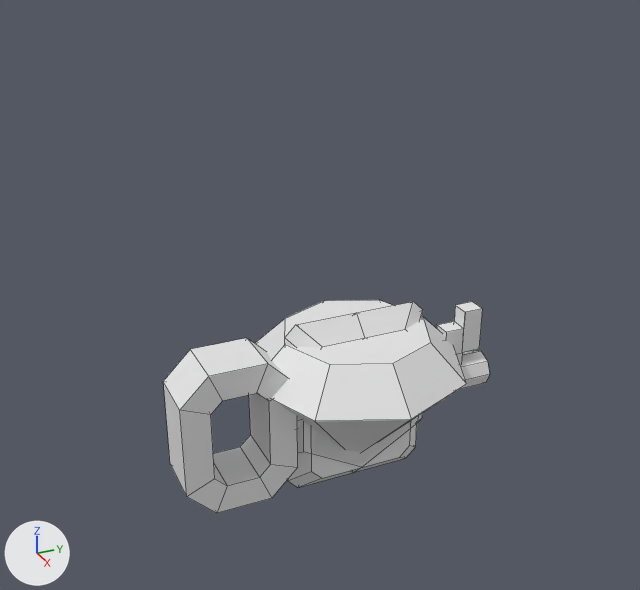
The FBX model models/items.fbx: old version first, new version second.
Both versions are drawn from a 50 mm lens placed at (0.556, -0.281, 0.614), pointed at (-0.007, -0.028, 0.333). Every picture has the same lights, and +X, +Y and +Z are marked at lower left. Mesh edges are drawn as thin lines. Where no turn or scale is listed for an object, it has been applied to the vertices.

The older version as bpy lines, for what is in view:
```python
me_gem1 = bpy.data.meshes.new('Gem1')
me_gem1.from_pydata(...)  # 18 vertices, 14 faces; spans x -0.25..0.25, y -1.08..1.08, z -1.25..1.25
me_gem1.materials.append(mat_gem1)  # white #e7e7e7
me_gem3 = bpy.data.meshes.new('Gem3')
me_gem3.from_pydata(...)  # 17 vertices, 17 faces; spans x -1.5..1.5, y -1.5..1.5, z -1.0..1.0
me_gem3.materials.append(mat_gem3)  # white #e7e7e7
me_key_001 = bpy.data.meshes.new('Key.001')
me_key_001.from_pydata(...)  # 78 vertices, 65 faces; spans x -0.38..0.38, y -2.5..2.0, z -1.0..1.0
me_key_001.materials.append(mat_gold)  # white #e7e7e7
ob_gem1 = bpy.data.objects.new('Gem1', me_gem1)
ob_gem1.location = (0.0, 0.0, 0.24)
ob_gem1.scale = (0.06, 0.06, 0.06)
ob_gem3 = bpy.data.objects.new('Gem3', me_gem3)
ob_gem3.location = (0.0, 0.0, 0.24)
ob_gem3.scale = (0.06, 0.06, 0.06)
ob_key = bpy.data.objects.new('Key', me_key_001)
ob_key.location = (0.0, 0.0, 0.24)
ob_key.scale = (0.06, 0.06, 0.06)
# also in view: 'Gem2' at (0.0, 0.0, 0.24)
```
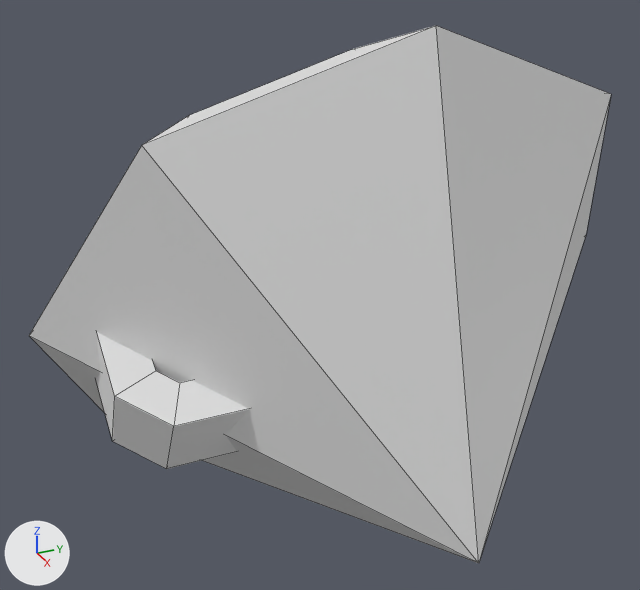
Boxes [x1, y1, x2, y2] around the edits, measured in the pictures (640 x 590 px):
```json
{"object": "Gem4", "change": "added", "after": [29, 26, 611, 563]}
{"object": "Key", "change": "moved, turned, rescaled", "before": [163, 302, 490, 513], "after": [96, 333, 249, 469]}
{"object": "Gem3", "change": "unchanged, covered by the edit", "before": [255, 300, 467, 452]}
{"object": "Gem2", "change": "unchanged, covered by the edit", "before": [285, 301, 423, 488]}
{"object": "Gem1", "change": "unchanged, covered by the edit", "before": [297, 414, 422, 467]}
```

The change, as JSON lines over the scene's bpy script:
```json
{"op": "add", "block": "mat_gem4", "code": ["mat_gem4 = principled_material('Gem4')", "mat_gem4.base_color = (0.8, 0.8, 0.8)  # white #e7e7e7"]}
{"op": "add", "block": "me_gem4", "code": ["me_gem4 = bpy.data.meshes.new('Gem4')", "me_gem4.from_pydata([(0.06, 0.17, 0.161), (-0.024, 0.24, 0.014), (-0.094, 0.16, 0.054), (-0.037, 0.113, 0.152), (-0.014, 0.0, 0.193), (-0.037, -0.113, 0.152), (-0.094, -0.16, 0.054), (-0.15, -0.113, -0.044), (0.183, 0.0, -0.106), (-0.174, 0.0, -0.084), (-0.15, 0.113, -0.044), (0.096, 0.0, 0.222), (0.06, -0.17, 0.161), (-0.024, -0.24, 0.014), (-0.109, -0.17, -0.133), (-0.144, 0.0, -0.194), (-0.109, 0.17, -0.133)], [], [(8, 0, 11), (1, 2, 3, 0), (8, 11, 12), (0, 3, 4, 11), (8, 12, 13), (11, 4, 5, 12), (8, 13, 14), (12, 5, 6, 13), (8, 14, 15), (13, 6, 7, 14), (8, 15, 16), (14, 7, 9, 15), (3, 2, 10, 9, 7, 6, 5, 4), (8, 16, 1), (15, 9, 10, 16), (8, 1, 0), (16, 10, 2, 1)])", "me_gem4.materials.append(mat_gem4)  # white #e7e7e7"]}
{"op": "set", "path": "ob_key.location", "old": "(0.0, 0.0, 0.24)", "new": "(0.0, 0.0, 0.32)"}
{"op": "set", "path": "ob_key.rotation_euler", "old": "(0.0, 0.0, 0.0)", "new": "(0.0, -1.047, 0.0)", "note": "degrees (0, 0, 0) -> degrees (0, -60, 0)"}
{"op": "set", "path": "ob_key.scale", "old": "(0.06, 0.06, 0.06)", "new": "(0.08, 0.08, 0.08)"}
{"op": "add", "block": "ob_gem4", "code": ["ob_gem4 = bpy.data.objects.new('Gem4', me_gem4)", "ob_gem4.location = (0.0, 0.0, 0.32)"]}
```
